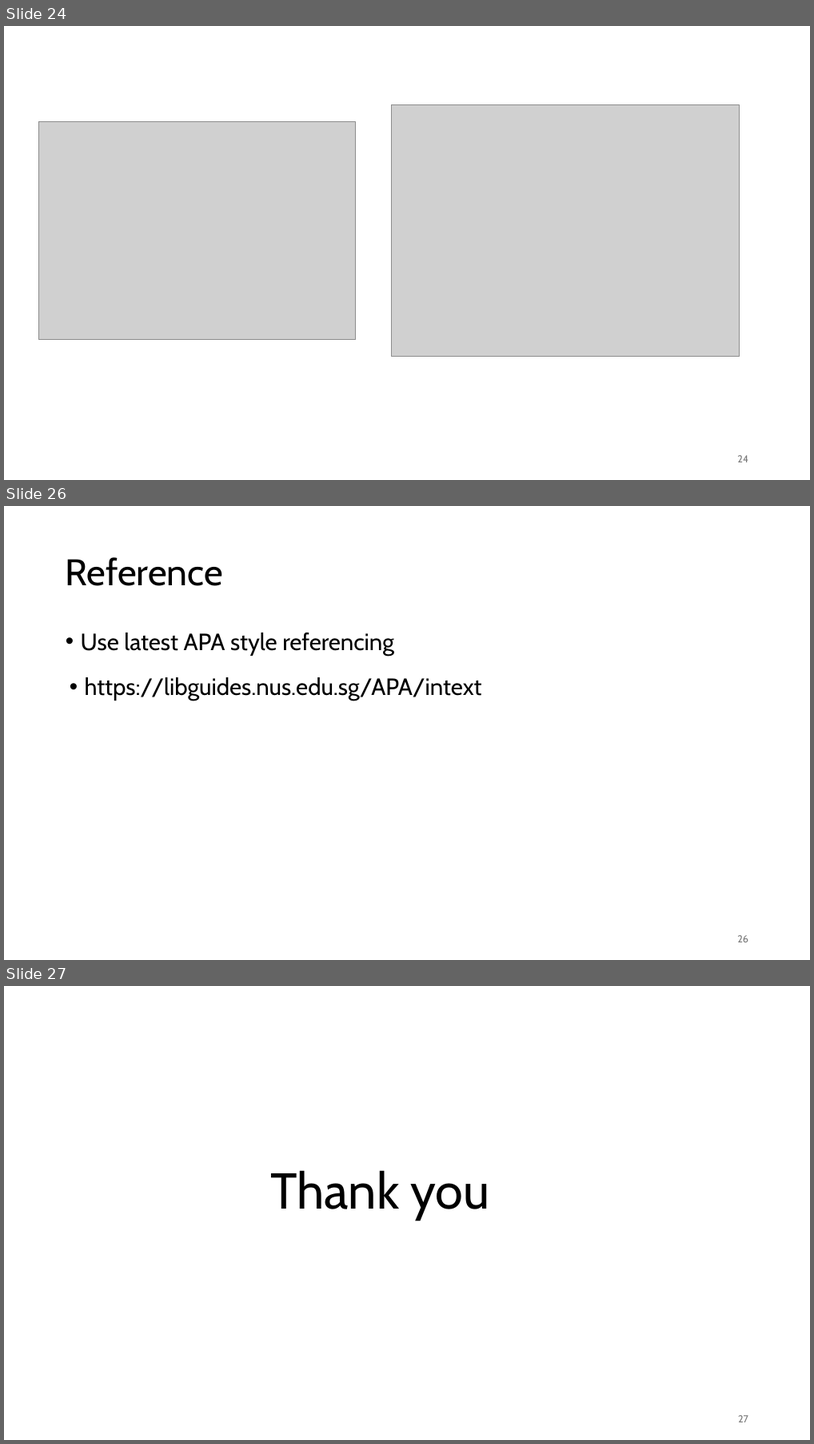
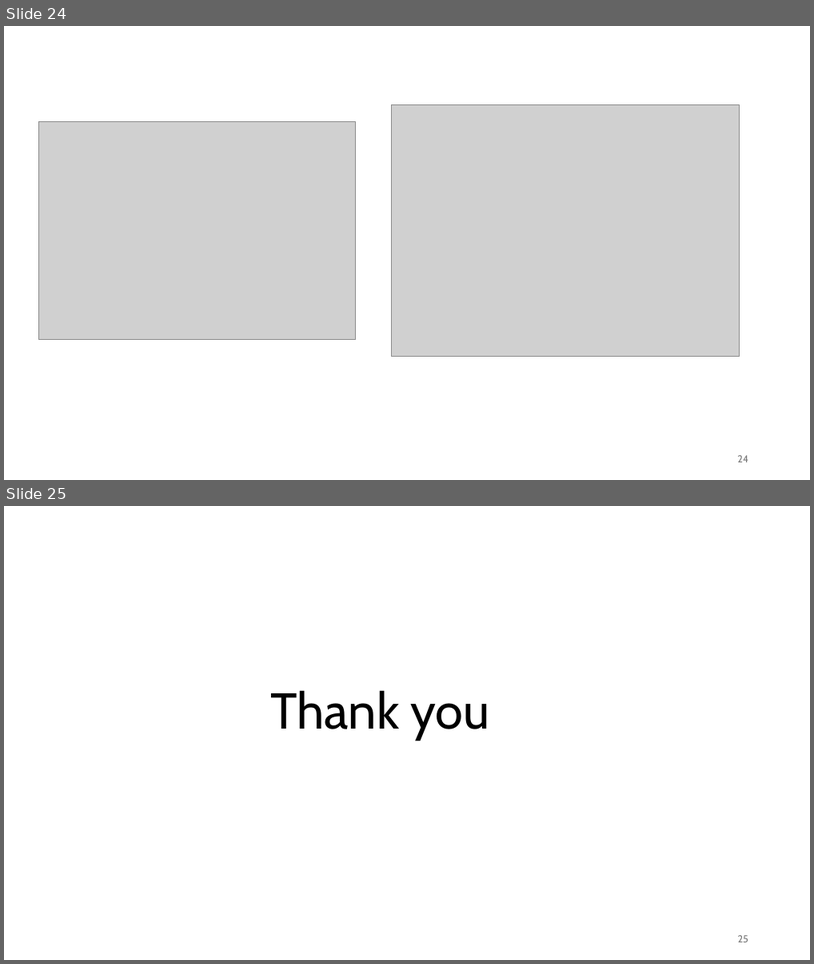
Before and after one commit to NevinLyons/AirBnb-Capstone-Project, a slide deck: Capstone Nevin Finale.pptx. Shown one above the other, each under a label of ours: slides 24, 26 and 27 before the commit, slides 24 and 25 after it; the slides between them are not shown. The pictures are 814x1444 and 814x964 pixels, drawn with LibreOffice and Linux fonts; fonts in the diff are those of the drawing; grey boxes stand for pictures; background and template pictures are left out. Boxes give left, top, right and bottom in pixels: in the first picture for what was removed or moved away, otherwise in the second. Text is boxed around its words. In the diff, an @@ line names an element or a change of style, - is before the commit and + after.

```diff
--- a/Capstone Nevin Finale.pptx
+++ b/Capstone Nevin Finale.pptx
@@ slide 26 removed at [4, 506, 810, 960], background #FFFFFF @@
@@ title removed at [66, 557, 223, 586] @@
-Reference
@@ text removed at [81, 632, 394, 656] @@
-• Use latest APA style referencing
@@ text removed at [85, 677, 482, 700] @@
-• https://libguides.nus.edu.sg/APA/intext
@@ page number removed at [738, 935, 749, 942] @@
-26
@@ what was slide 27 is now slide 25 @@
@@ page number at [738, 935, 749, 942]: text changed @@
-27
+25
```
Also in this commit, not shown: 1 other slide removed.
